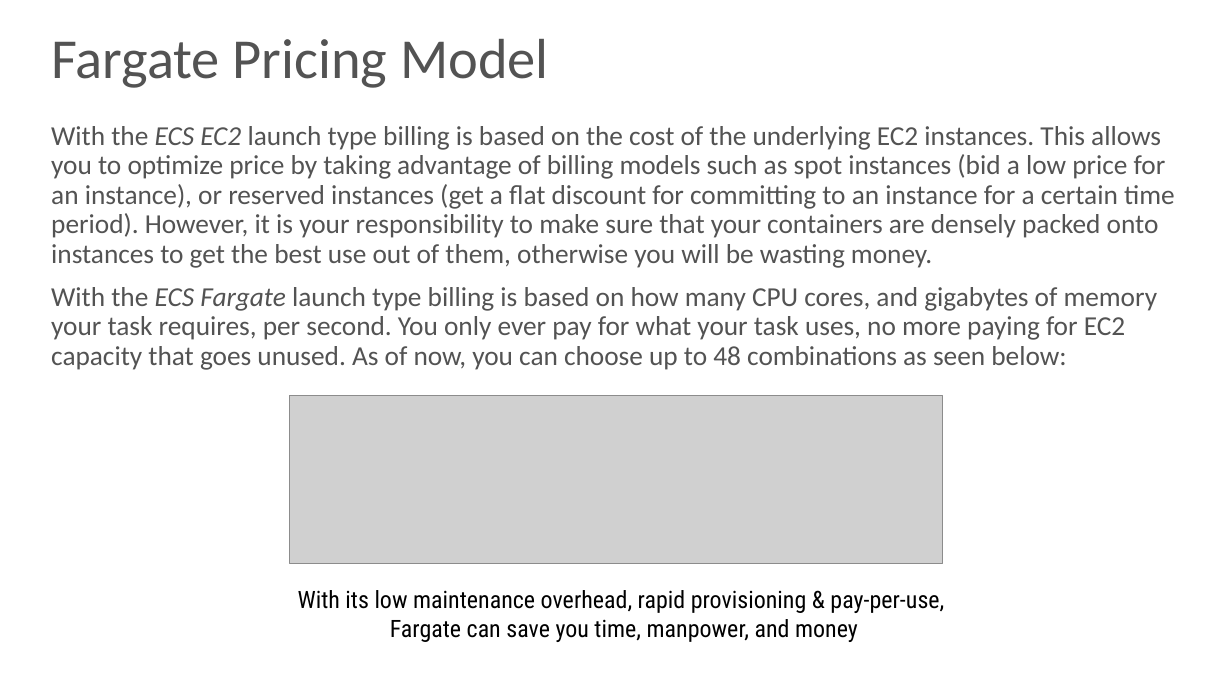
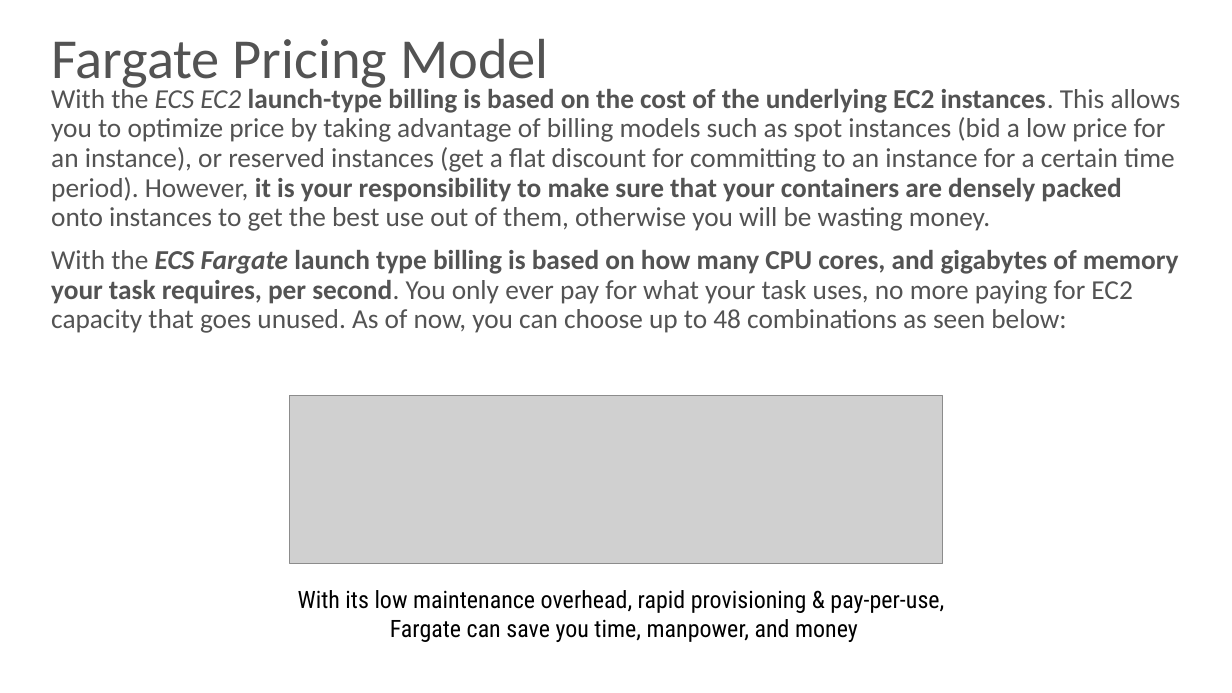
Before and after one commit to skarlekar/fargate-patterns, a slide deck: slide 7 of presentation/Fargate Patterns.pptx. Drawn at 1232x693 pixels with LibreOffice and Linux fonts; fonts in the diff are those of the drawing; grey boxes stand for pictures; background and template pictures are left out. Boxes give left, top, right and bottom in pixels: in the first picture for what was removed or moved away, otherwise in the second. Text is boxed around its words. In the diff, an @@ line names an element or a change of style, - is before the commit and + after.

Commit message:
Updated the presentation

```diff
--- a/presentation/Fargate Patterns.pptx
+++ b/presentation/Fargate Patterns.pptx
@@ text "With the ECS EC2 launch-type ...": place and size @@
-text "With the ECS EC2 launch-type ..." at <box>51,126,1175,370</box>
+text "With the ECS EC2 launch-type ..." at <box>51,85,1181,333</box>
@@ text at <box>51,85,1181,231</box>: text changed @@
-With the ECS EC2 launch type billing is based on the cost of the underlying EC2 instances. This allows you to optimize price by taking advantage of billing models such as spot instances (bid a low price for an instance), or reserved instances (get a flat discount for committing to an instance for a certain time period). However, it is your responsibility to make sure that your containers are densely packed onto instances to get the best use out of them, otherwise you will be wasting money.
+With the ECS EC2 launch-type billing is based on the cost of the underlying EC2 instances. This allows you to optimize price by taking advantage of billing models such as spot instances (bid a low price for an instance), or reserved instances (get a flat discount for committing to an instance for a certain time period). However, it is your responsibility to make sure that your containers are densely packed onto instances to get the best use out of them, otherwise you will be wasting money.
@@ text at <box>51,250,1178,333</box>: bold on in "ECS Fargate launch type billing is based ..." @@
```
Also in this commit, not shown: 7 other slides changed.
